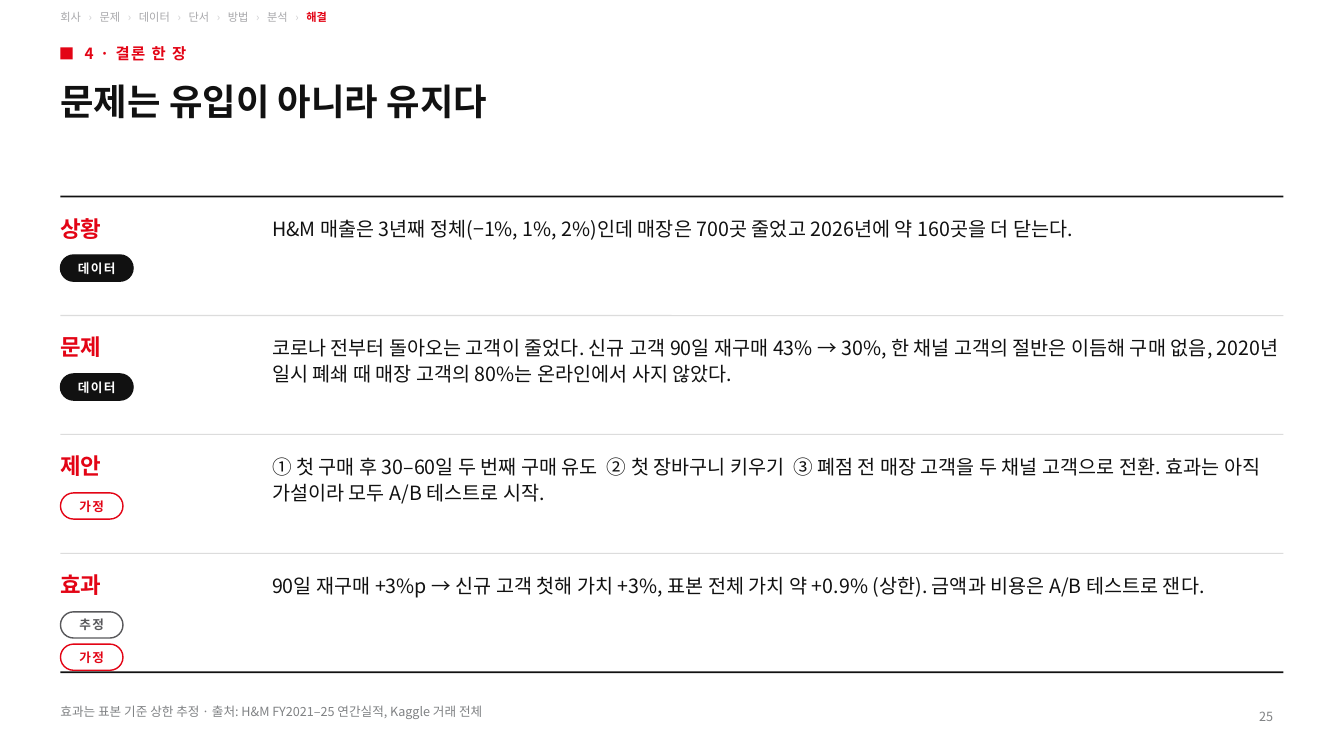
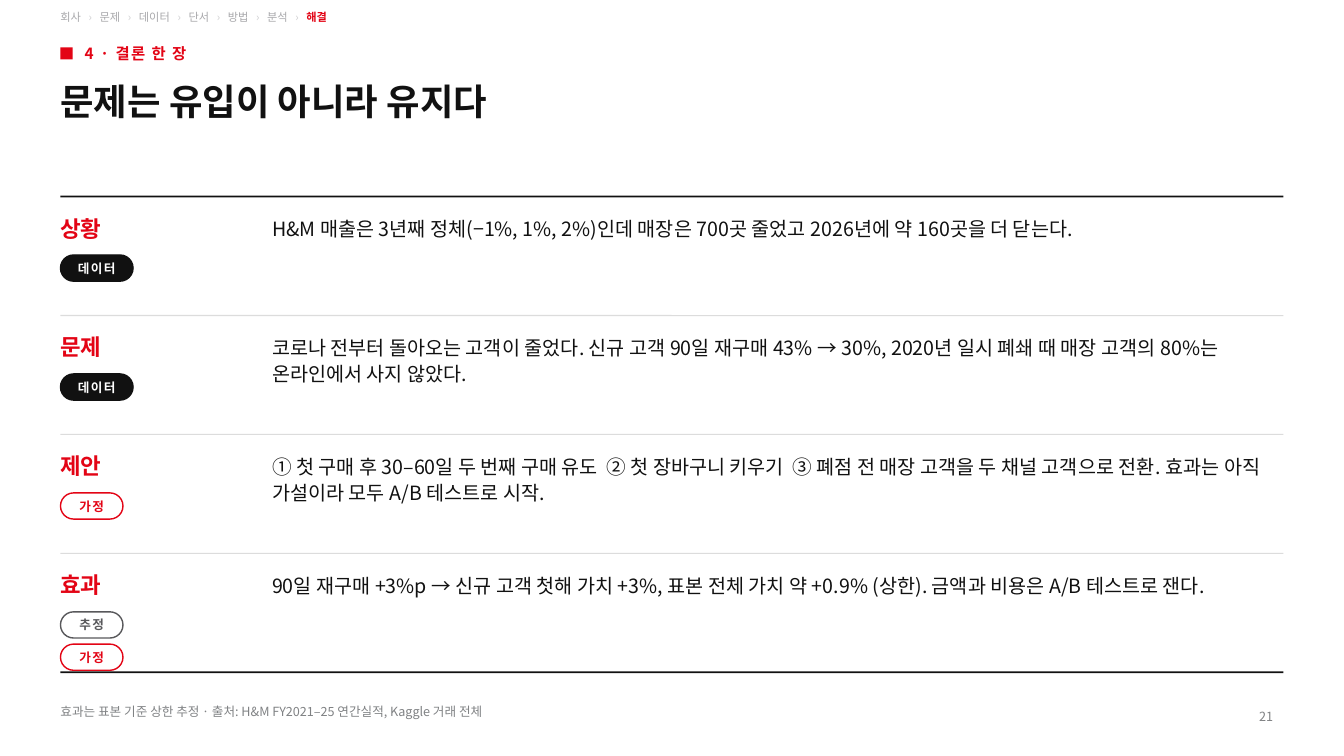
Before and after one commit to underthesun7213/social-data, a slide deck: slide 21 of presentation/hm_retention_deck_ko.pptx (slide 25 before the commit). Drawn at 1344x756 pixels with LibreOffice and Linux fonts; fonts in the diff are those of the drawing. Boxes give left, top, right and bottom in pixels: in the first picture for what was removed or moved away, otherwise in the second. Text is boxed around its words. In the diff, an @@ line names an element or a change of style, - is before the commit and + after.

```diff
--- a/presentation/hm_retention_deck_ko.pptx
+++ b/presentation/hm_retention_deck_ko.pptx
@@ text at <box>272,338,1218,383</box>: text changed @@
-코로나 전부터 돌아오는 고객이 줄었다. 신규 고객 90일 재구매 43% → 30%, 한 채널 고객의 절반은 이듬해 구매 없음, 2020년 일시 폐쇄 때 매장 고객의 80%는 온라인에서 사지 않았다.
+코로나 전부터 돌아오는 고객이 줄었다. 신규 고객 90일 재구매 43% → 30%, 2020년 일시 폐쇄 때 매장 고객의 80%는 온라인에서 사지 않았다.
@@ page number at <box>1259,711,1273,721</box>: text changed @@
-25
+21
```
Also in this commit, not shown: 19 other slides changed, 1 slide added, 4 other files.
